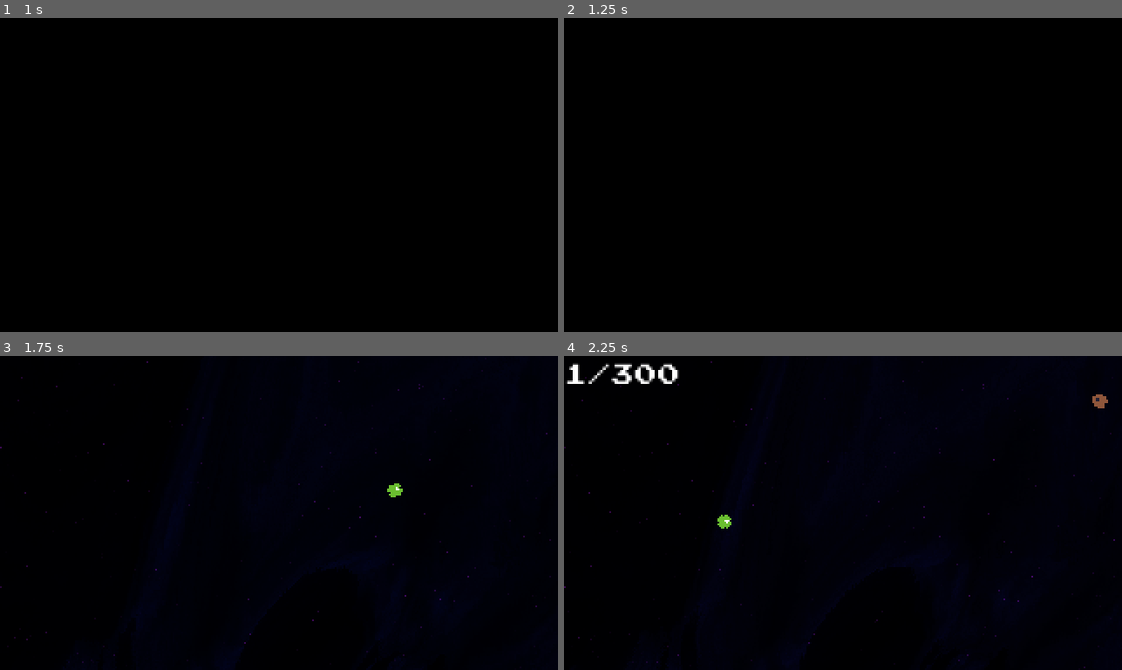
Above: before the commit, frames 1-4 (two rows, left to right).
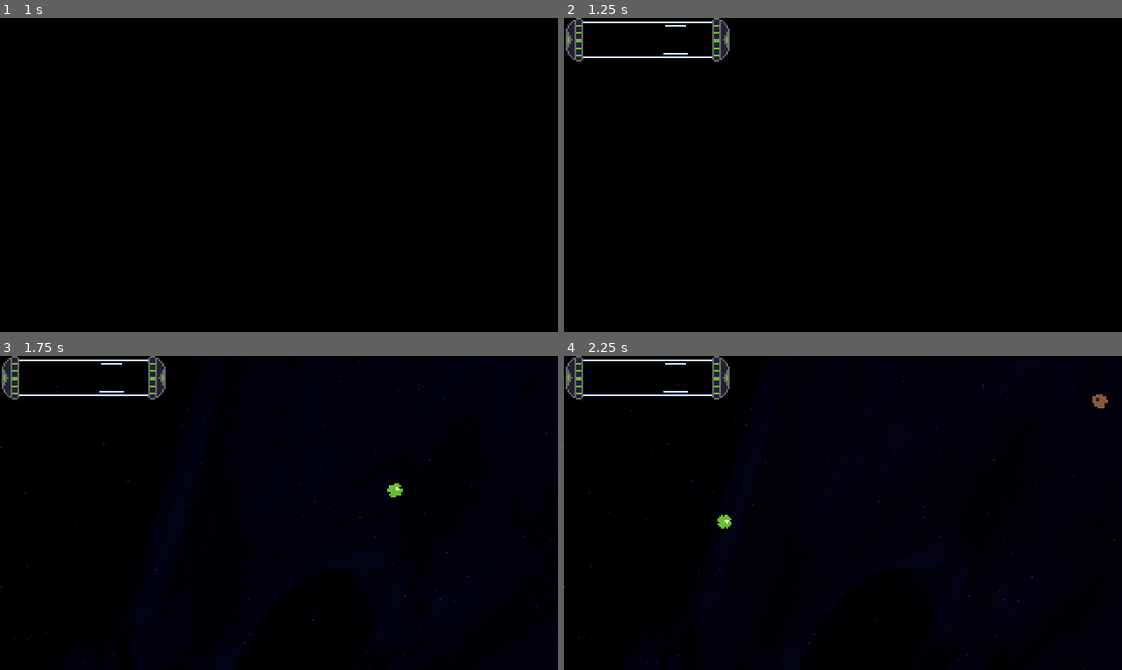
Above: after the commit, the same moments.

Repository: vitorascorrea/gmtk-jam-2024
Game: Godot game, scene res://screens/start_screen.tscn
The game is run twice, just before and just after one commit, with the same random seed, the same clock (stepped at 60 frames per second) and the same inputs. The engine's default icon, where the game draws it, is replaced by a stand-in: a white triangle on a blue panel in a dark square. Sound files missing from this copy of the repository are replaced by a short silence.
Inputs (mouse positions are in pixels of both pictures, inside the frame that each line leads up to):
- Up to frame 1 (1 s): click "Start" at 0.5 s
- Up to frame 2 (1.25 s): no input
- Up to frame 3 (1.75 s): move the mouse to (401, 497) at 1.27 s; hold S (rotate_right) from 1.28 s (still down)
- Up to frame 4 (2.25 s): move the mouse to (731, 528) at 2.02 s; release S (rotate_right) at 2.03 s; hold A (rotate_left) from 2.03 s (still down)

Frame 1 is identical in both runs. In frame 2, 1.0% of the frame differs, in the area x 0-30%, y 0-14%; in frame 3, 1.0%; in frame 4, 1.6%.

Commit message:
More cool things

Diff:
--- a/entities/base_collider.gd
+++ b/entities/base_collider.gd
@@ -8,6 +8,8 @@
 var grabbable: bool = true
 var last_scale_checked: int = -1
 var rotation_direction = [-1, 1].pick_random()
+var hit_points: int = 3
+var damage: int = 1
 
 func setup():
 	pass
@@ -52,10 +54,14 @@
 
 func collect(collider: BaseCollider) -> void:
 	collider.set_owned()
-	collider.reparent(self)
+	collider.call_deferred("reparent", self)
 
 	child_count += 1
 	GlobalVariables.current_child_count += 1
+
+
+func destroy():
+	queue_free()
 
 
 func _on_screen_notifier_screen_exited() -> void:
@@ -69,7 +75,11 @@
 
 	# Stray collider that can break owned colliders
 	if not owned and area.owned and GlobalVariables.current_child_count < min_size:
-		area.queue_free()
+		area.destroy()
+		hit_points -= area.damage
+
+		if hit_points <= 0:
+			destroy()
 
 	# Owned collider checking if can claim collider
 	elif owned and not area.owned and area.grabbable and GlobalVariables.current_child_count >= area.min_size:
@@ -77,7 +87,7 @@
 
 	# Owned collider checking if it can destroy collider
 	elif owned and not area.owned and not area.grabbable and GlobalVariables.current_child_count >= area.min_size:
-		area.queue_free()
+		area.destroy()
 
 
 func update_highlight():
--- /dev/null
+++ b/entities/scale_five_colliders/scale_five_collider.gd
@@ -0,0 +1,7 @@
+class_name ScaleFiveCollider extends BaseCollider
+
+
+func setup():
+	min_size = 1000
+	screen_notifier = $VisibleOnScreenNotifier2D
+	hit_points = 128
--- /dev/null
+++ b/entities/scale_five_colliders/scale_five_collider.tscn
@@ -0,0 +1,21 @@
+[gd_scene load_steps=4 format=3 uid="uid://4n5vlepk6r1q"]
+
+[ext_resource type="Script" path="res://entities/scale_five_colliders/scale_five_collider.gd" id="1_87avi"]
+[ext_resource type="Texture2D" uid="uid://bhb7bd5oyyvog" path="res://assets/black_hole.png" id="2_pnw8d"]
+
+[sub_resource type="CircleShape2D" id="CircleShape2D_cf4se"]
+radius = 29.0689
+
+[node name="ScaleFiveCollider" type="Area2D"]
+script = ExtResource("1_87avi")
+
+[node name="Sprite2D" type="Sprite2D" parent="."]
+texture = ExtResource("2_pnw8d")
+
+[node name="CollisionShape2D" type="CollisionShape2D" parent="."]
+position = Vector2(-1, -1)
+shape = SubResource("CircleShape2D_cf4se")
+
+[node name="VisibleOnScreenNotifier2D" type="VisibleOnScreenNotifier2D" parent="."]
+position = Vector2(-1.5, -2)
+scale = Vector2(2.55, 1.4)
--- a/entities/scale_four_colliders/scale_four_collider.gd
+++ b/entities/scale_four_colliders/scale_four_collider.gd
@@ -4,7 +4,8 @@
 func setup():
 	min_size = GlobalVariables.CHILD_COUNT_SCALES[4]
 	screen_notifier = $VisibleOnScreenNotifier2D
-
+	damage = 4
+	hit_points = 16
 
 func set_as_part():
 	super()
--- a/entities/scale_one_colliders/scale_one_collider.gd
+++ b/entities/scale_one_colliders/scale_one_collider.gd
@@ -5,6 +5,7 @@
 
 func setup():
 	screen_notifier = $VisibleOnScreenNotifier2D
+	damage = 1
 
 
 func set_as_core():
--- a/entities/scale_three_colliders/scale_three_collider.gd
+++ b/entities/scale_three_colliders/scale_three_collider.gd
@@ -4,7 +4,8 @@
 func setup():
 	min_size = GlobalVariables.CHILD_COUNT_SCALES[3]
 	screen_notifier = $VisibleOnScreenNotifier2D
-
+	damage = 3
+	hit_points = 8
 
 func set_as_part():
 	super()
--- a/entities/scale_two_colliders/scale_two_collider.gd
+++ b/entities/scale_two_colliders/scale_two_collider.gd
@@ -4,6 +4,8 @@
 func setup():
 	min_size = GlobalVariables.CHILD_COUNT_SCALES[2]
 	screen_notifier = $VisibleOnScreenNotifier2D
+	damage = 2
+	hit_points = 4
 
 
 func set_as_part():
--- a/entities/scale_two_colliders/scale_two_collider.tscn
+++ b/entities/scale_two_colliders/scale_two_collider.tscn
@@ -6,7 +6,7 @@
 [sub_resource type="RectangleShape2D" id="RectangleShape2D_q3o1x"]
 size = Vector2(8, 8)
 
-[node name="ScaleTwoCollider" type="Area2D"]
+[node name="ScaleTwoCollider" type="Area2D" groups=["owned_gun_colliders"]]
 script = ExtResource("1_nann4")
 
 [node name="VisibleOnScreenNotifier2D" type="VisibleOnScreenNotifier2D" parent="."]
--- /dev/null
+++ b/entities/science_gauge/science_gauge.gd
@@ -0,0 +1,16 @@
+extends Node2D
+
+var max_bar_size = 74
+var child_counter_timer = Timer.new()
+
+func _ready() -> void:
+	child_counter_timer.wait_time = 0.2
+	child_counter_timer.autostart = true
+	child_counter_timer.connect("timeout", _on_child_counted)
+	add_child(child_counter_timer)
+
+
+func _on_child_counted():
+	var progress_percentage = float(GlobalVariables.current_child_count) / float(GlobalVariables.CHILD_COUNT_GOAL)
+	var tween = create_tween()
+	tween.tween_property($ColorRect, "size:x", max_bar_size * progress_percentage, 0.5)
--- /dev/null
+++ b/entities/science_gauge/science_gauge.tscn
@@ -0,0 +1,24 @@
+[gd_scene load_steps=3 format=3 uid="uid://d3q0enf4paidh"]
+
+[ext_resource type="Script" path="res://entities/science_gauge/science_gauge.gd" id="1_eb7l3"]
+[ext_resource type="Texture2D" uid="uid://bpfd3todxpswn" path="res://assets/science_gauge.png" id="2_ko16h"]
+
+[node name="ScienceGauge" type="Node2D"]
+script = ExtResource("1_eb7l3")
+
+[node name="ColorRect" type="ColorRect" parent="."]
+anchors_preset = 8
+anchor_left = 0.5
+anchor_top = 0.5
+anchor_right = 0.5
+anchor_bottom = 0.5
+offset_left = -37.0
+offset_top = -10.0
+offset_right = -37.0
+offset_bottom = 10.0
+grow_horizontal = 2
+grow_vertical = 2
+color = Color(0.415686, 0.745098, 0.188235, 1)
+
+[node name="Sprite2D" type="Sprite2D" parent="."]
+texture = ExtResource("2_ko16h")
--- a/globals/global_variables.gd
+++ b/globals/global_variables.gd
@@ -7,13 +7,14 @@
 var sfx_volume = 1
 
 # Game constants
-const CHILD_COUNT_GOAL = 300
+const CHILD_COUNT_GOAL = 500
 const MAX_SCALE = 4
 const CHILD_COUNT_SCALES = {
 	1: 1,
 	2: 50,
-	3: 100,
-	4: 200,
+	3: 150,
+	4: 300,
+	5: 9999
 }
 
 const SCENES_PER_SCALES = {
@@ -21,6 +22,7 @@
 	2: preload("res://entities/scale_two_colliders/scale_two_collider.tscn"),
 	3: preload("res://entities/scale_three_colliders/scale_three_collider.tscn"),
 	4: preload("res://entities/scale_four_colliders/scale_four_collider.tscn"),
+	5: preload("res://entities/scale_five_colliders/scale_five_collider.tscn"),
 }
 
 # Game variables
--- a/helpers/collider_factory.gd
+++ b/helpers/collider_factory.gd
@@ -9,8 +9,11 @@
 	if current_scale > 1 and randf() <= previous_scale_ratio:
 		return create_collider_with_type(GlobalVariables.SCENES_PER_SCALES[current_scale - 1])
 
-	if current_scale < GlobalVariables.MAX_SCALE and randf() <= damaging_ratio:
-		return create_collider_with_type(GlobalVariables.SCENES_PER_SCALES[current_scale + 1])
+	if randf() <= damaging_ratio:
+		if current_scale < GlobalVariables.MAX_SCALE:
+			return create_collider_with_type(GlobalVariables.SCENES_PER_SCALES[current_scale + 1])
+		else:
+			return create_collider_with_type(GlobalVariables.SCENES_PER_SCALES[GlobalVariables.MAX_SCALE + 1])
 
 	return create_collider_with_type(GlobalVariables.SCENES_PER_SCALES[current_scale])
 
--- a/project.godot
+++ b/project.godot
@@ -64,6 +64,11 @@
 "events": [Object(InputEventKey,"resource_local_to_scene":false,"resource_name":"","device":-1,"window_id":0,"alt_press …(192 unchanged characters)…
 ]
 }
+bomb={
+"deadzone": 0.5,
+"events": [Object(InputEventKey,"resource_local_to_scene":false,"resource_name":"","device":-1,"window_id":0,"alt_pressed":false,"shift_pressed":false,"ctrl_pressed":false,"meta_pressed":false,"pressed":false,"keycode":0,"physical_keycode":68,"key_label":0,"unicode":100,"location":0,"echo":false,"script":null)
+]
+}
 
 [rendering]
 
--- a/screens/main.gd
+++ b/screens/main.gd
@@ -27,7 +27,7 @@
 
 
 func _on_pixel_spawn_timer_timeout():
-	for i in range(pow(2, current_scale)):
+	for i in range(2 * current_scale):
 		var damaging_ration = 0.1 / float(current_scale)
 		var collider = collider_factory.create_collider(damaging_ration)
 		var x_zoom_ratio = 1.0 / float($Camera2D.zoom.x)
@@ -58,7 +58,6 @@
 	var different = GlobalVariables.current_child_count != last_child_count
 	var difference = GlobalVariables.current_child_count - last_child_count
 	last_child_count = GlobalVariables.current_child_count
-	update_child_counter()
 
 	if GlobalVariables.current_child_count >= GlobalVariables.CHILD_COUNT_GOAL:
 		$CanvasLayer/PauseMenu.set_label_message("You win!")
@@ -77,11 +76,6 @@
 
 	if difference < 0:
 		$ExplosionAudioPlayer.play()
-
-
-
-func update_child_counter():
-	$CanvasLayer/HBoxContainer/ChildCountLabel.text = str(GlobalVariables.current_child_count) + "/" + str(GlobalVariables.CHILD_COUNT_GOAL)
 
 
 func update_scale():
@@ -113,5 +107,4 @@
 		camera_zoom = float($Camera2D.zoom.x) * 2.0
 
 	var tween = get_tree().create_tween()
-	tween.tween_property($Camera2D, "zoom", Vector2(camera_zoom, camera_zoom), 3)
-	await tween.finished
+	tween.tween_property($Camera2D, "zoom", Vector2(camera_zoom, camera_zoom), 2)
--- a/screens/main.tscn
+++ b/screens/main.tscn
@@ -7,6 +7,7 @@
 [ext_resource type="AudioStream" uid="uid://dj5h0o2e6flgd" path="res://assets/explosion.wav" id="4_hlnwo"]
 [ext_resource type="AudioStream" uid="uid://bn575gn3mu4pe" path="res://assets/connect_sound_1.wav" id="5_2sas3"]
 [ext_resource type="AudioStream" uid="uid://biql35w1f87hi" path="res://assets/432171__last_point__space-adventure.mp3" id="6_h3uwv"]
+[ext_resource type="PackedScene" uid="uid://d3q0enf4paidh" path="res://entities/science_gauge/science_gauge.tscn" id="7_jf3x3"]
 [ext_resource type="Shader" path="res://helpers/nebula.gdshader" id="7_xnwr5"]
 [ext_resource type="Script" path="res://helpers/audio_with_globals.gd" id="8_tr652"]
 [ext_resource type="Texture2D" uid="uid://g6hoatrrdpg6" path="res://icon.svg" id="8_wvnss"]
@@ -50,12 +51,8 @@
 [node name="PauseMenu" parent="CanvasLayer" instance=ExtResource("3_aw215")]
 metadata/_edit_lock_ = true
 
-[node name="HBoxContainer" type="HBoxContainer" parent="CanvasLayer"]
-offset_right = 58.0
-offset_bottom = 20.0
-
-[node name="ChildCountLabel" type="Label" parent="CanvasLayer/HBoxContainer"]
-layout_mode = 2
+[node name="ScienceGauge" parent="CanvasLayer" instance=ExtResource("7_jf3x3")]
+position = Vector2(48, 13)
 
 [node name="ConnectAudioPlayer" type="AudioStreamPlayer2D" parent="."]
 stream = ExtResource("5_2sas3")
Binary file added: aseprite/black_hole.aseprite
Binary file changed: aseprite/colliders.aseprite
Binary file added: aseprite/science_gauge.aseprite
Binary file added: assets/black_hole.png
Not shown, added: assets/black_hole.png.import
Binary file changed: assets/colliders.png
Binary file added: assets/science_gauge.png
Not shown, added: assets/science_gauge.png.import
Not shown: 1 places in screens/main.tscn that only renumber resources
